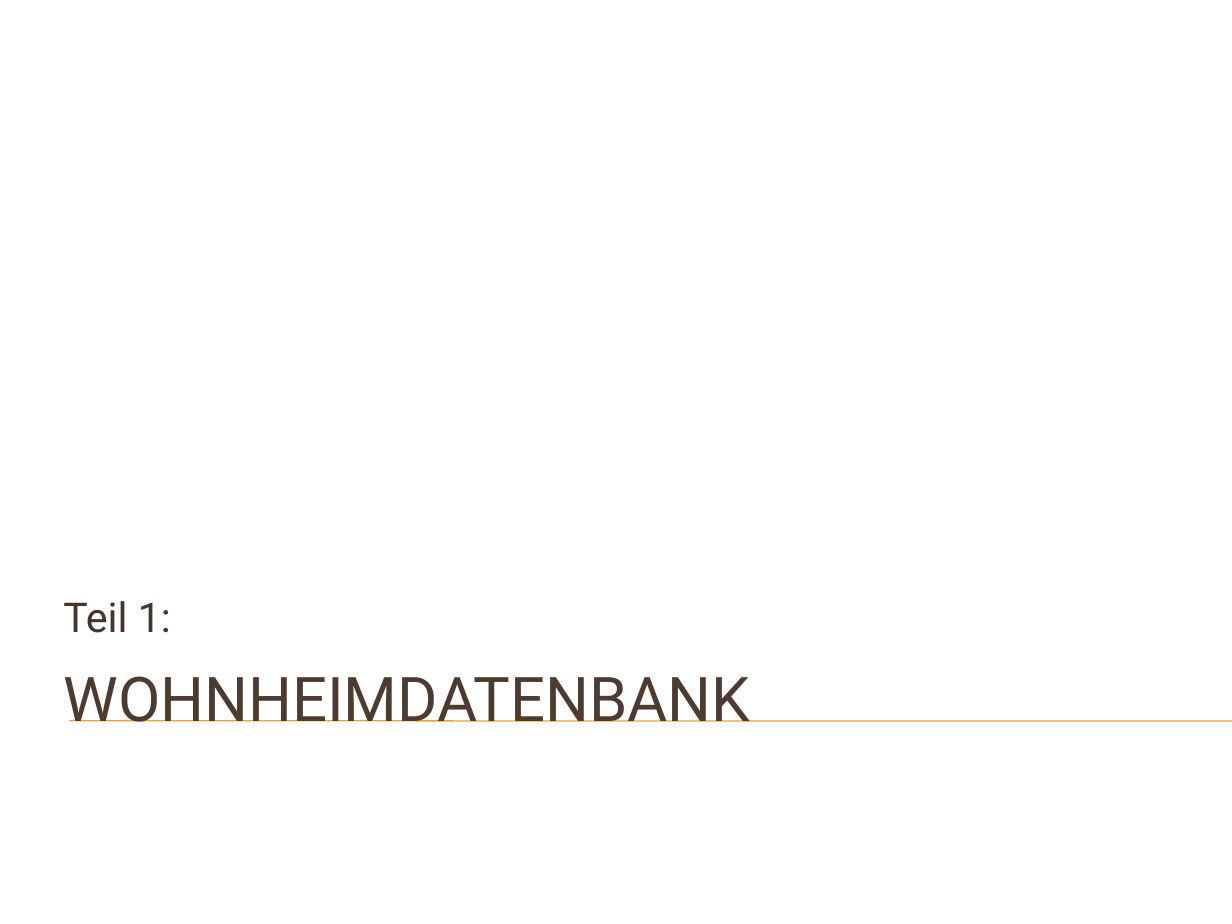
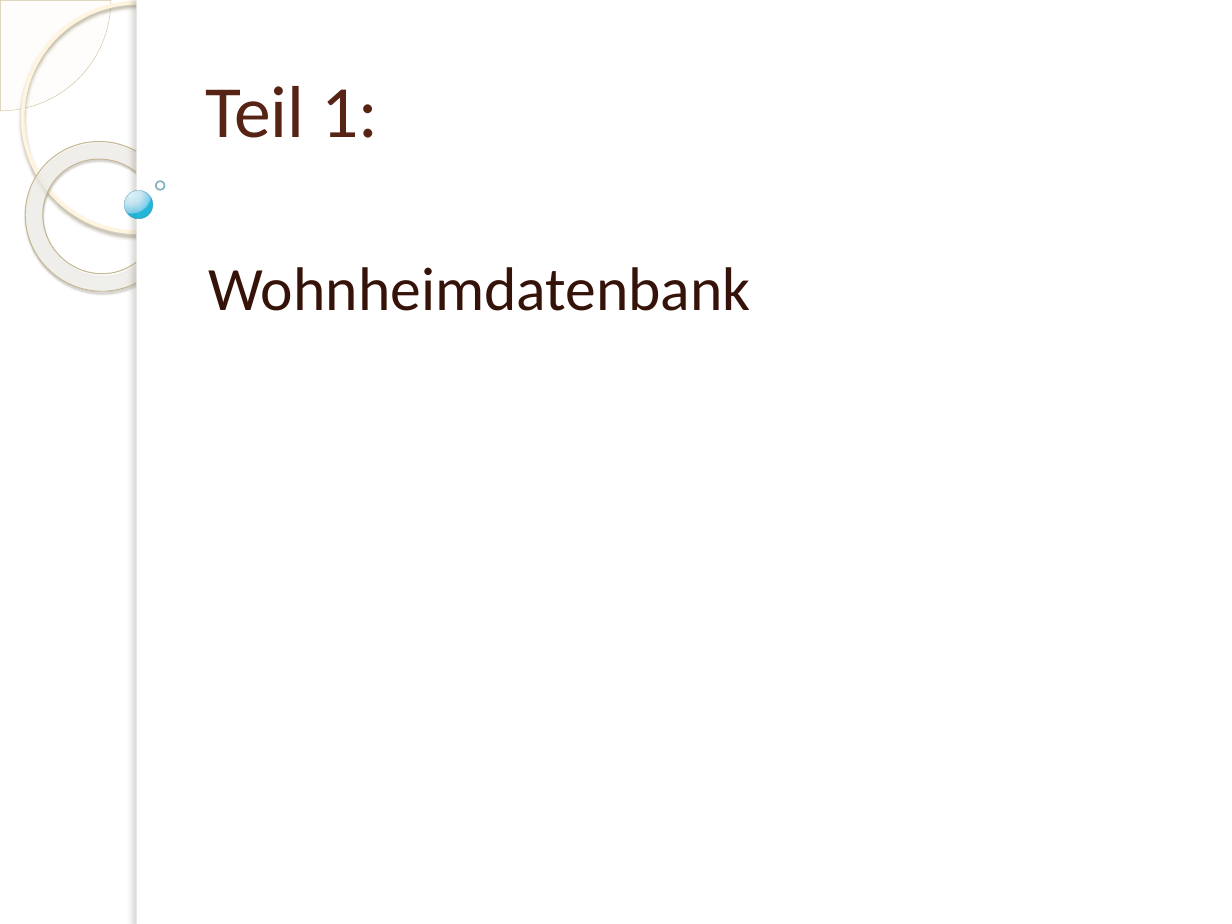
Before and after one commit to rinkdotrink/DB-olap-master-IIm11, a slide deck: slide 2 of Beleg/Praese.pptx. Drawn at 1232x924 pixels with LibreOffice and Linux fonts; fonts in the diff are those of the drawing; background and template pictures are left out. Boxes give left, top, right and bottom in pixels: in the first picture for what was removed or moved away, otherwise in the second. Text is boxed around its words. In the diff, an @@ line names an element or a change of style, - is before the commit and + after.

```diff
--- a/Beleg/Praese.pptx
+++ b/Beleg/Praese.pptx
@@ pie slice (boxed as its full ellipse) added at [0, 0, 111, 111], fill #FEFAF4 at 33% opacity, outline #D3C39F 0.25 pt @@
@@ ellipse added at [22, 2, 251, 232], outline #FFF5DE 2.15 pt @@
@@ rectangle added at [137, 0, 1232, 924], fill #FFFFFF @@
@@ rectangle added at [137, 0, 147, 924], fill #FFFFFF @@
@@ title "Teil 1:": place and size @@
-title "Teil 1:" at [63, 601, 171, 633]
+title "Teil 1:" at [205, 86, 378, 138]
@@ title "Teil 1:" at [205, 86, 378, 138]: size 24 to 43 pt, font Roboto to Calibri, text colour #45342A to #572314; less space between paragraphs @@
@@ donut added at [0, 111, 206, 322], fill gradient #FFFCF6 to #FFFEFB to #F0D28E, outline #C7B893 0.58 pt @@
@@ ellipse added at [124, 191, 153, 219], fill gradient #DAF4FF to #C3E3F0 to #6BC7E8 to #00ABD5, outline #308EA5 0.16 pt @@
@@ ellipse added at [156, 181, 165, 190], outline #318093 1 pt @@
@@ subtitle at [209, 267, 751, 311]: text changed; font Roboto to Calibri; text colour #4E3B30 to #361309 @@
-WOHNHEIMDATENBANK
+Wohnheimdatenbank
@@ line removed from (69, 721) to (1232, 721) @@
```
Also in this commit, not shown: 13 other slides changed, 2 slides added, 2 slides removed.
